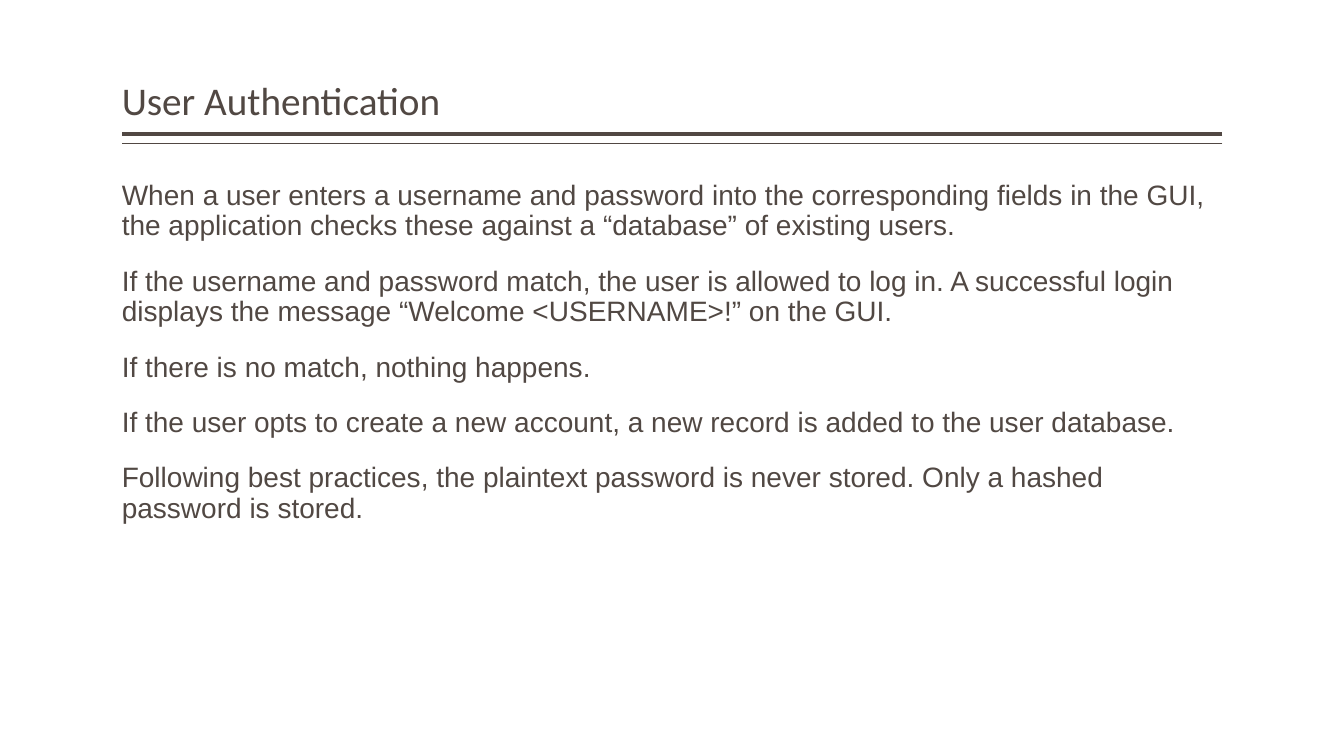
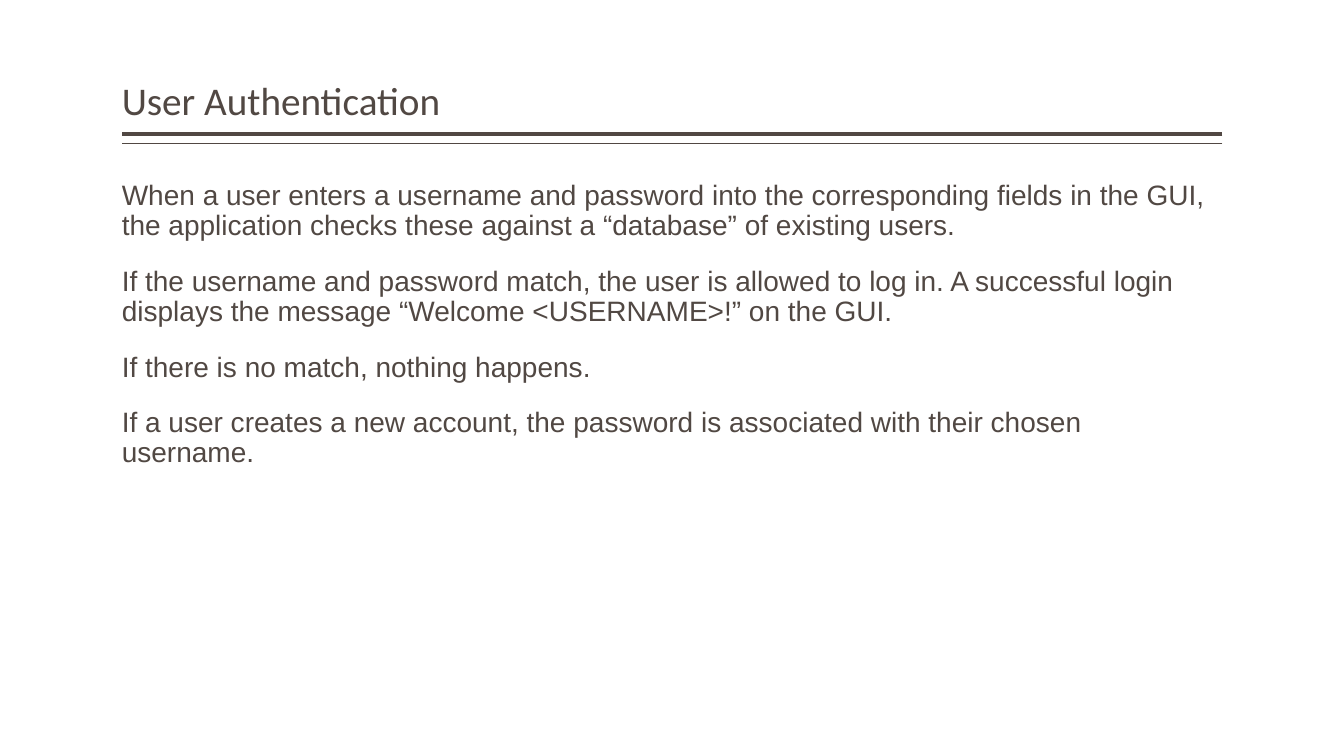
Before and after one commit to StateControlled/SE450_Final_Project, a slide deck: slide 6 of Final Project.pptx (slide 5 before the commit). Drawn at 1344x756 pixels with LibreOffice and Linux fonts; fonts in the diff are those of the drawing. Boxes give left, top, right and bottom in pixels: in the first picture for what was removed or moved away, otherwise in the second. Text is boxed around its words. In the diff, an @@ line names an element or a change of style, - is before the commit and + after.

Commit message:
powerpoint update

```diff
--- a/Final Project.pptx
+++ b/Final Project.pptx
@@ text at (122,411,1081,463): text changed @@
-If the user opts to create a new account, a new record is added to the user database.
-Following best practices, the plaintext password is never stored. Only a hashed password is stored.
+If a user creates a new account, the password is associated with their chosen username.
```
Also in this commit, not shown: 2 other slides changed, 5 other files.
